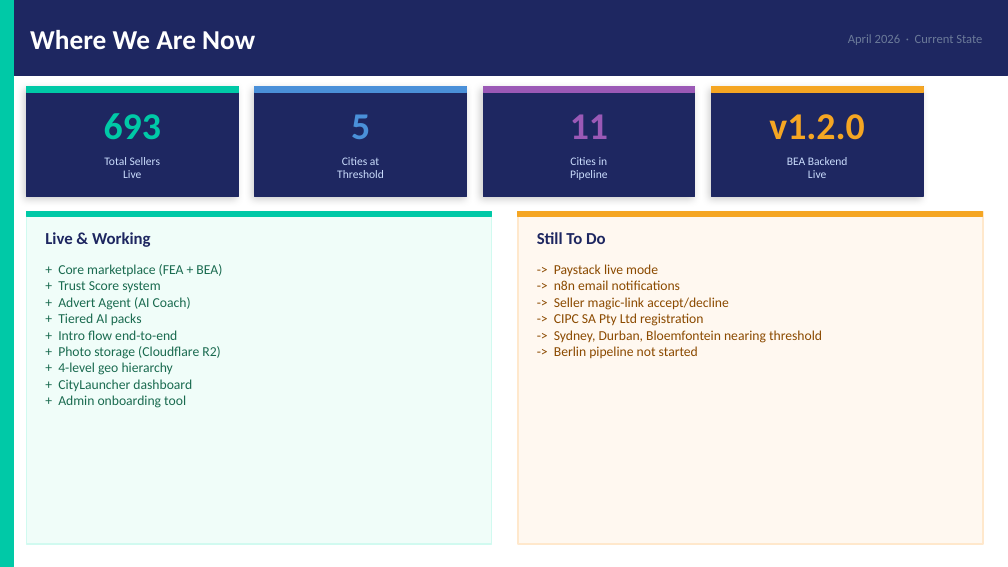
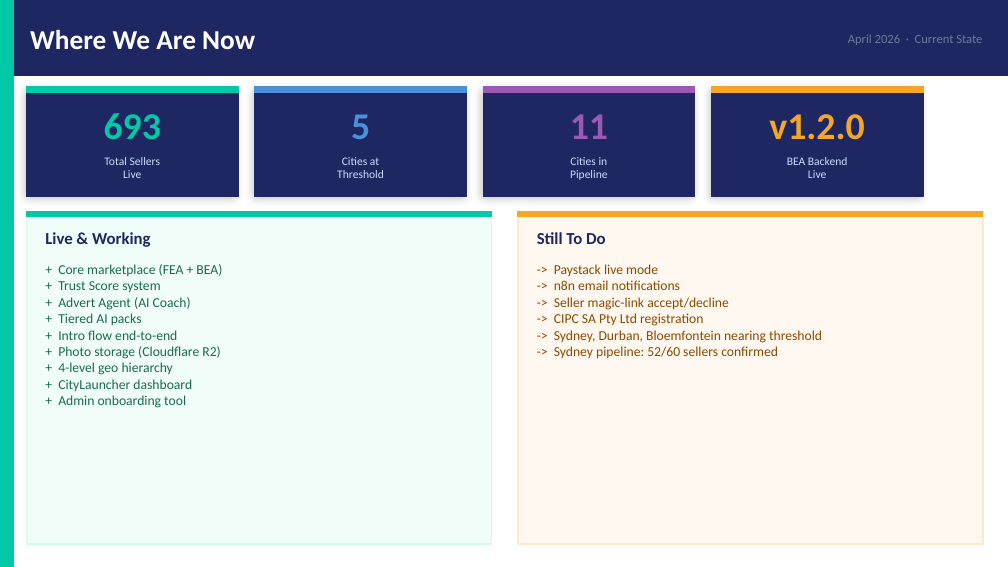
Before and after one commit to dmcontiki2/marketsquare, a slide deck: slide 2 of MarketSquare_LaunchPlan.pptx. Drawn at 1008x567 pixels with LibreOffice and Linux fonts; fonts in the diff are those of the drawing. Boxes give left, top, right and bottom in pixels: in the first picture for what was removed or moved away, otherwise in the second. Text is boxed around its words. In the diff, an @@ line names an element or a change of style, - is before the commit and + after.

```diff
--- a/MarketSquare_LaunchPlan.pptx
+++ b/MarketSquare_LaunchPlan.pptx
@@ text at (554,346,778,359): text changed @@
--> Berlin pipeline not started
+-> Sydney pipeline: 52/60 sellers confirmed
```
Also in this commit, not shown: 2 other slides changed, 1 other file.
